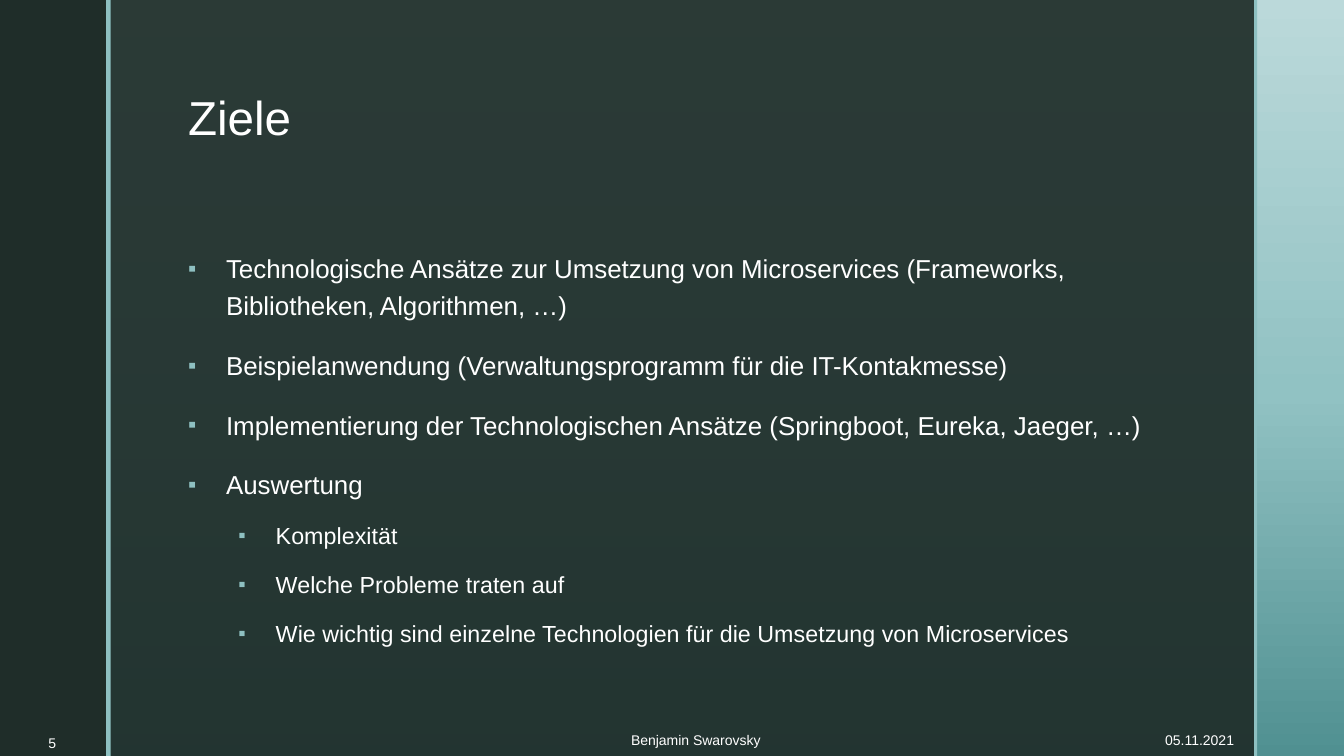
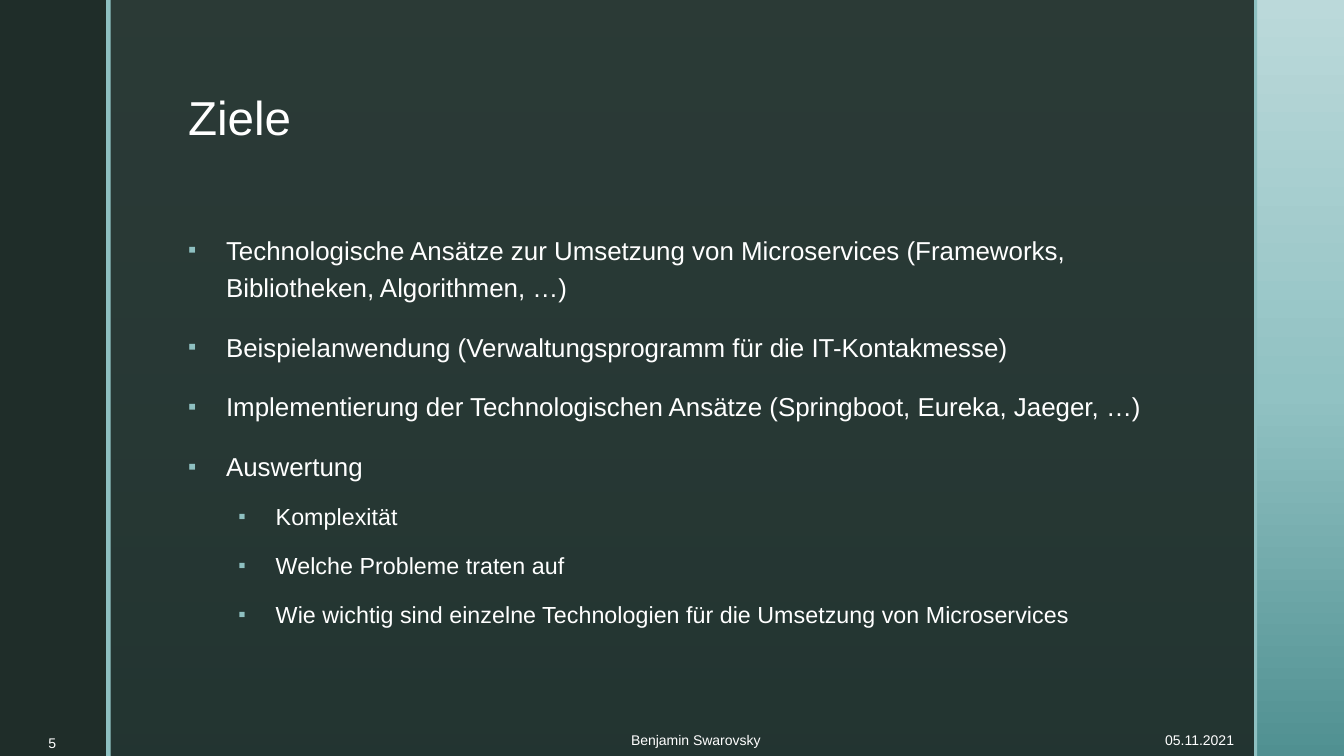
Before and after one commit to BenjaminS01/Abschluss, a slide deck: slide 5 of Vortrag.pptx. Drawn at 1344x756 pixels with LibreOffice and Linux fonts; fonts in the diff are those of the drawing; background and template pictures are left out. Boxes give left, top, right and bottom in pixels: in the first picture for what was removed or moved away, otherwise in the second. Text is boxed around its words. In the diff, an @@ line names an element or a change of style, - is before the commit and + after.

```diff
--- a/Vortrag.pptx
+++ b/Vortrag.pptx
@@ text "Technologische Ansätze zur Umsetzung von ...": place and size @@
-text "Technologische Ansätze zur Umsetzung von ..." at [226,259,1099,647]
+text "Technologische Ansätze zur Umsetzung von ..." at [226,241,1099,628]
```
Also in this commit, not shown: 3 other slides changed, 1 other file.
